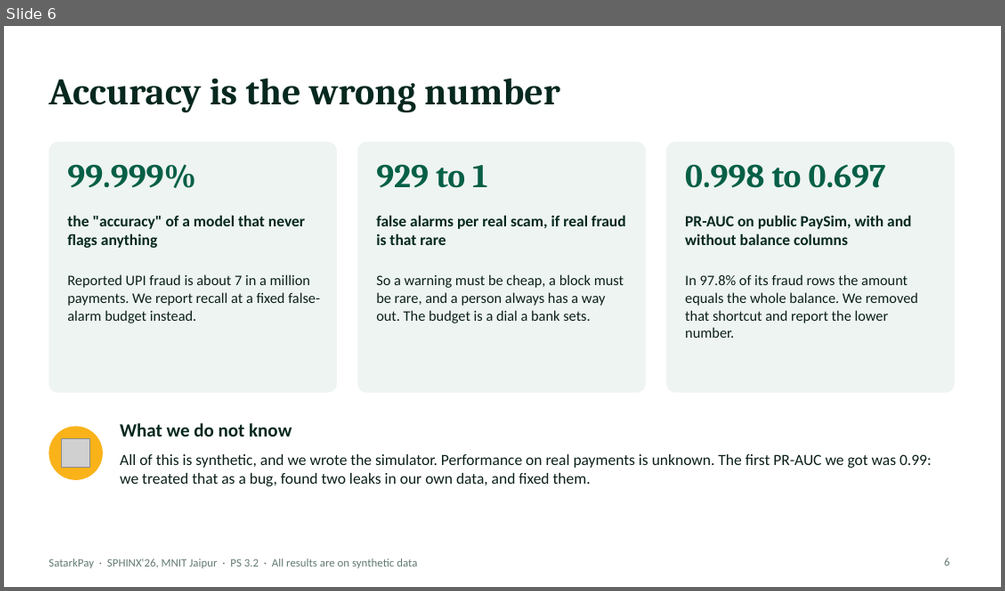
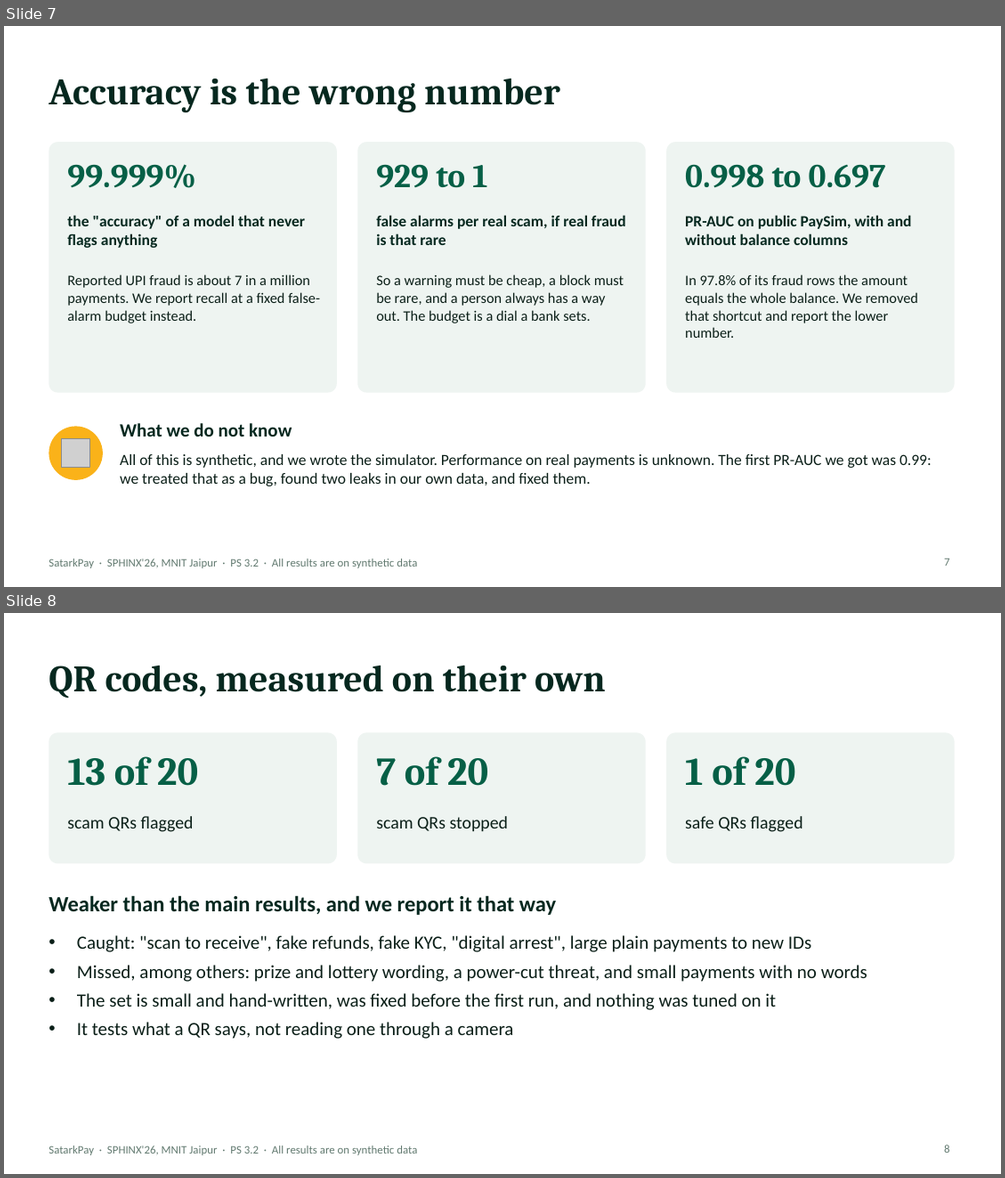
Before and after one commit to ajayyadav432/SatarkPay, a slide deck: docs/SatarkPay_Pitch.pptx. Shown one above the other, each under a label of ours: slide 6 before the commit, slides 7 and 8 after it. The pictures are 1005x591 and 1005x1178 pixels, drawn with LibreOffice and Linux fonts; fonts in the diff are those of the drawing; grey boxes stand for pictures. Boxes give left, top, right and bottom in pixels: in the first picture for what was removed or moved away, otherwise in the second. Text is boxed around its words. In the diff, an @@ line names an element or a change of style, - is before the commit and + after.

Commit message:
Deploy a test copy to Vercel; update README, Q&A, demo script and deck
- Public test copy at satarkpay.vercel.app; automatic SMS checks never go to an https server
- Running requirements split from training and test requirements
- Report QR results on their own, with a test that keeps the documents in line
- Demo script gains a rehearsal list and backups for camera, connection and laptop failures
- Deck: two new slides (portals and phone app, QR results) and the team

```diff
--- a/docs/SatarkPay_Pitch.pptx
+++ b/docs/SatarkPay_Pitch.pptx
@@ slide 8 added at [4, 613, 1001, 1174], background #FFFFFF; not listed: 1 template element that a slide beside it also shows @@
@@ title added at [48, 665, 605, 698], 36 pt, text #06281F, bold @@
+QR codes, measured on their own
@@ rounded rectangle added at [48, 732, 337, 863], fill #EEF4F1 @@
@@ rounded rectangle added at [357, 732, 646, 863], fill #EEF4F1 @@
@@ rounded rectangle added at [666, 732, 955, 863], fill #EEF4F1 @@
@@ text added at [67, 756, 198, 786], 38 pt, text #065F46, bold @@
+13 of 20
@@ text added at [376, 756, 488, 786], 38 pt, text #065F46, bold @@
+7 of 20
@@ text added at [685, 756, 795, 786], 38 pt, text #065F46, bold @@
+1 of 20
@@ text added at [67, 816, 194, 832], 17 pt, text #0B1F18 @@
+scam QRs flagged
@@ text added at [376, 816, 509, 832], 17 pt, text #0B1F18 @@
+scam QRs stopped
@@ text added at [685, 816, 803, 832], 17 pt, text #0B1F18 @@
+safe QRs flagged
@@ text added at [48, 895, 556, 915], 21 pt, text #06281F, bold @@
+Weaker than the main results, and we report it that way
@@ text added at [77, 935, 867, 1038], 18 pt, text #0B1F18 @@
+• Caught: "scan to receive", fake refunds, fake KYC, "digital arrest", large plain payments to new IDs
+• Missed, among others: prize and lottery wording, a power-cut threat, and small payments with no words
+• The set is small and hand-written, was fixed before the first run, and nothing was tuned on it
+• It tests what a QR says, not reading one through a camera
@@ page number added at [944, 1144, 949, 1152], 11 pt, text #627A70 @@
+8
@@ what was slide 6 is now slide 7 @@
@@ page number at [944, 558, 949, 565]: text changed @@
-6
+7
```
Also in this commit, not shown: 4 slides changed, 1 other slide added, 16 other files.
